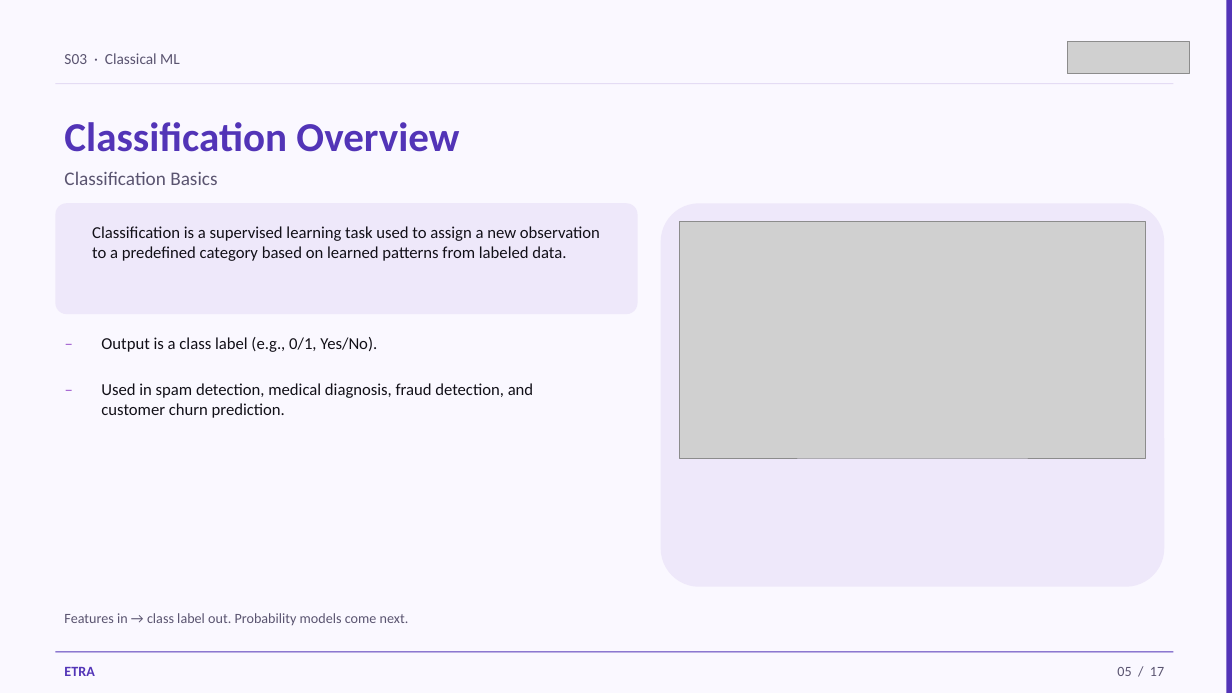
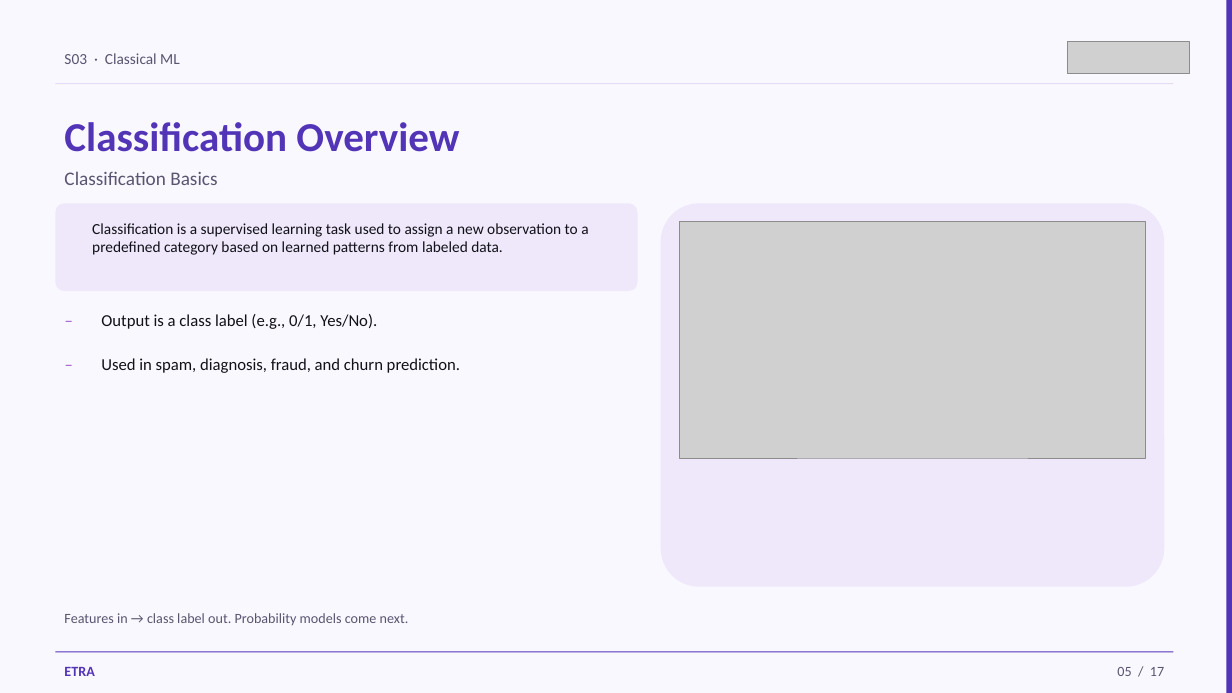
Before and after one commit to iksasa15/AI-ML, a slide deck: slide 5 of web-presentation/pdf-exports/Week1-Session3-Classification-Basics.pptx. Drawn at 1232x693 pixels with LibreOffice and Linux fonts; fonts in the diff are those of the drawing; grey boxes stand for pictures. Boxes give left, top, right and bottom in pixels: in the first picture for what was removed or moved away, otherwise in the second. Text is boxed around its words. In the diff, an @@ line names an element or a change of style, - is before the commit and + after.

```diff
--- a/web-presentation/pdf-exports/Week1-Session3-Classification-Basics.pptx
+++ b/web-presentation/pdf-exports/Week1-Session3-Classification-Basics.pptx
@@ rounded rectangle: place and size @@
-rounded rectangle at (55, 203, 638, 314)
+rounded rectangle at (55, 203, 638, 291)
@@ text "Classification is a supervised learning ..." at (92, 223, 588, 255): size 13 to 12 pt @@
@@ 3 texts: place and size @@
-3 texts at (55, 328, 377, 413)
+3 texts at (55, 305, 377, 386)
@@ text at (101, 358, 460, 373): text changed @@
-Used in spam detection, medical diagnosis, fraud detection, and customer churn prediction.
+Used in spam, diagnosis, fraud, and churn prediction.
```
Also in this commit, not shown: 11 other slides changed, 2 slides added, 2 slides removed, 4 other files.
